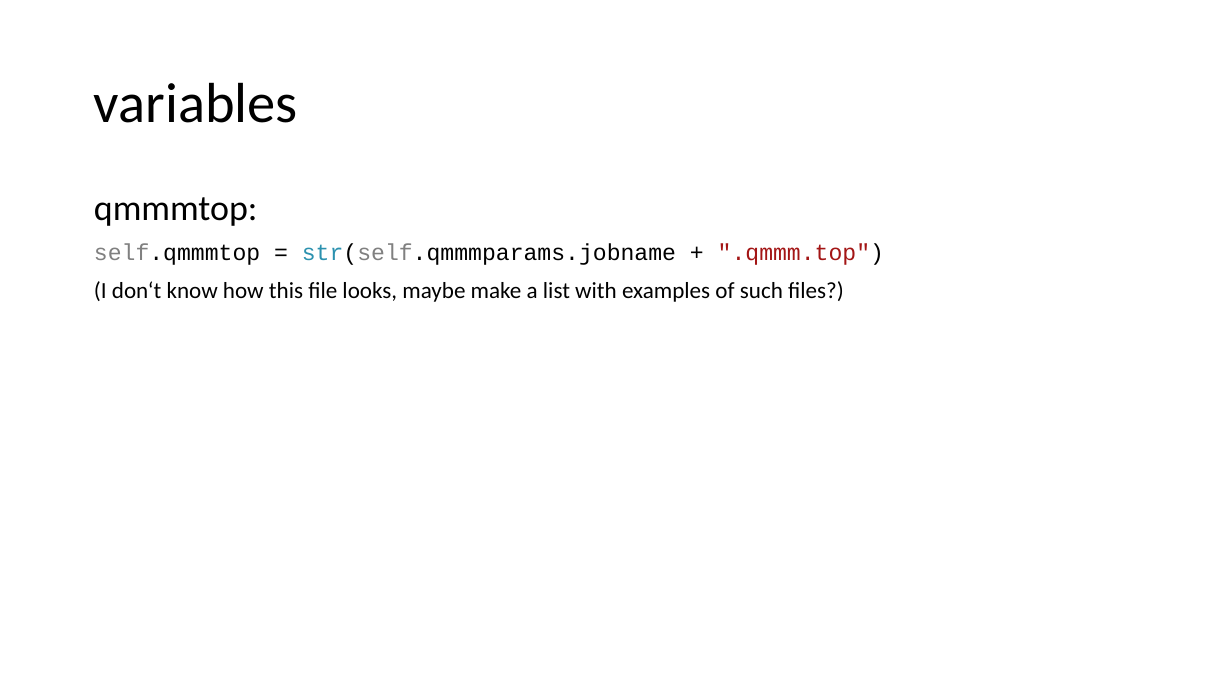
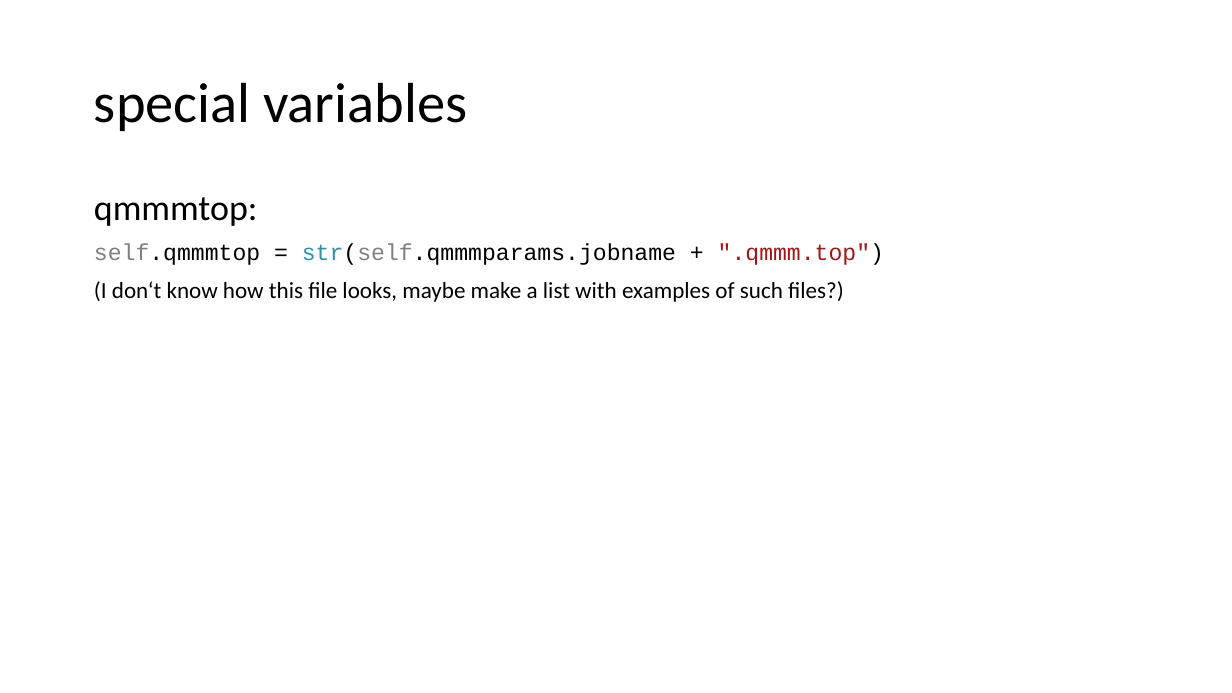
Before and after one commit to AlinaJansen/qmmm_revision, a slide deck: slide 2 of gmx2qmmm_overview.pptx (slide 38 before the commit). Drawn at 1232x693 pixels with LibreOffice and Linux fonts; fonts in the diff are those of the drawing. Boxes give left, top, right and bottom in pixels: in the first picture for what was removed or moved away, otherwise in the second. Text is boxed around its words. In the diff, an @@ line names an element or a change of style, - is before the commit and + after.

```diff
--- a/gmx2qmmm_overview.pptx
+++ b/gmx2qmmm_overview.pptx
@@ title at (x1=94, y1=82, x2=467, y2=131): text changed @@
-variables
+special variables
```
Also in this commit, not shown: 4 other slides changed, 19 slides added, 3 other files.
